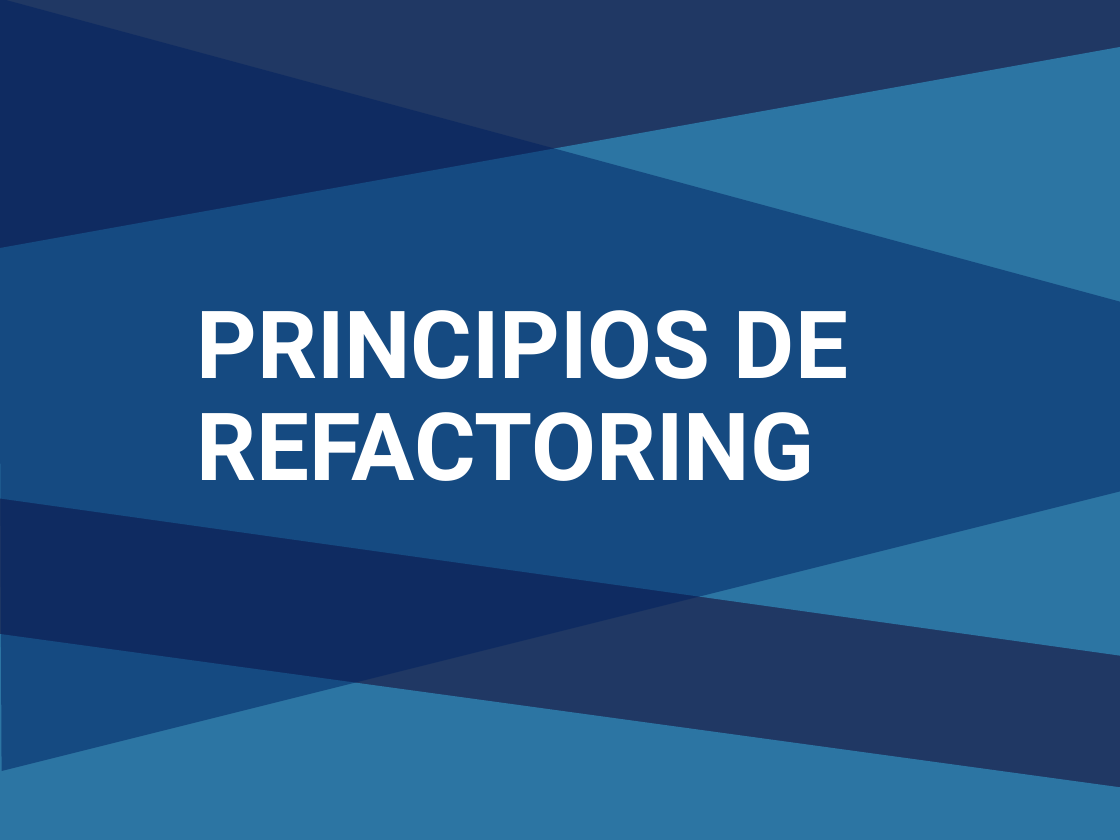
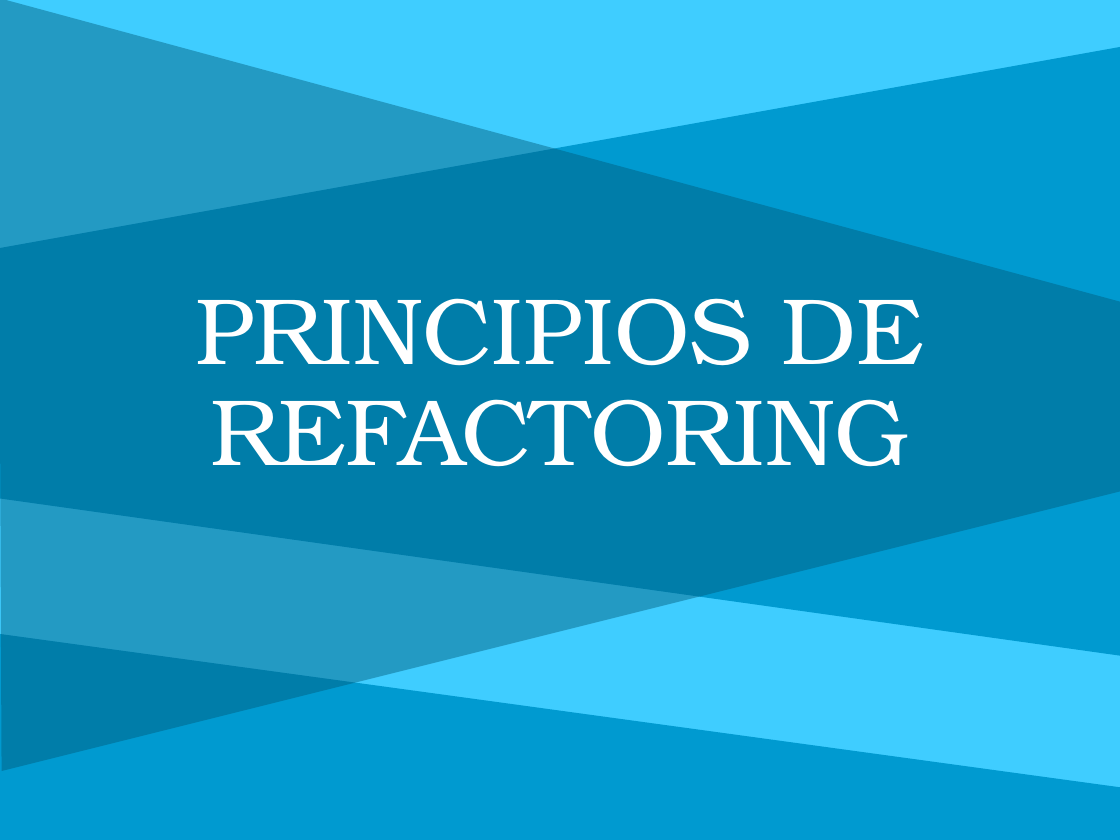
Before and after one commit to luisgepeto/RefactoringCourse, a slide deck: slide 4 of Presentacion/Refactoring.pptx (slide 3 before the commit). Drawn at 1120x840 pixels with LibreOffice and Linux fonts; fonts in the diff are those of the drawing. Boxes give left, top, right and bottom in pixels: in the first picture for what was removed or moved away, otherwise in the second. Text is boxed around its words. In the diff, an @@ line names an element or a change of style, - is before the commit and + after.

```diff
--- a/Presentacion/Refactoring.pptx
+++ b/Presentacion/Refactoring.pptx
@@ rectangle at [0,0,1120,840]: fill #203864 to #3FCDFF @@
@@ freeform shape at [0,0,1120,771]: fill #002060 at 50% opacity to #005776 at 43% opacity @@
@@ freeform shape at [0,46,1120,655]: fill #3FCDFF at 41% opacity to #009AD0 @@
@@ text at [195,298,925,467]: text changed; font Roboto to TeX Gyre Bonum; bold off @@
-PRINCIPIOS DE REFACTORING
+PRINCIPIOS DE
+REFACTORING
@@ freeform shape at [0,634,1120,840]: fill #3FCDFF at 41% opacity to #009AD0 @@
```
Also in this commit, not shown: 8 other slides changed, 26 slides added, 4 other files.
